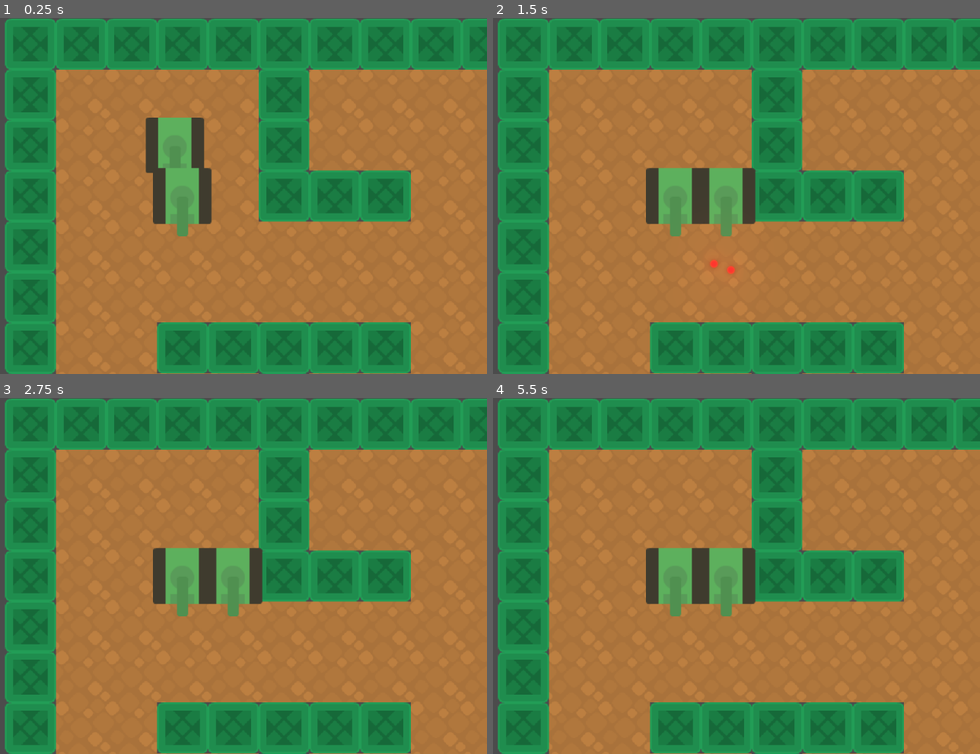
Above: before the commit, frames 1-4 (two rows, left to right).
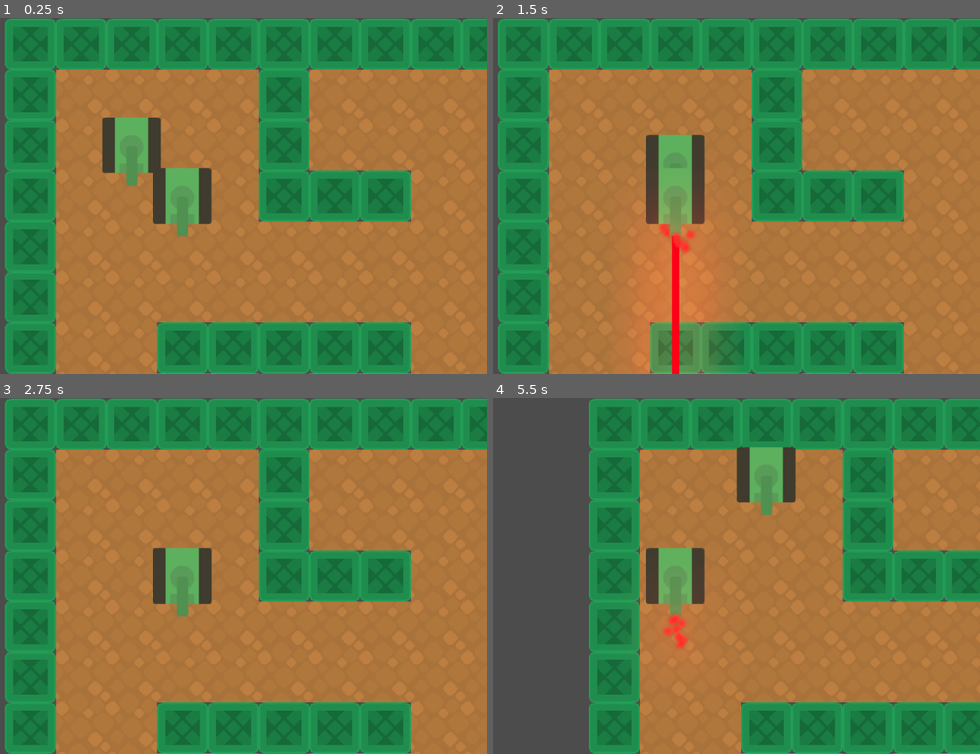
Above: after the commit, the same moments.

Repository: lendroit/tanktank
Game: Godot game, scene res://World.tscn
Same seed, same stepped clock (60 frames per second), same inputs: the game is played once before the commit and once after it.
Inputs:
- Up to frame 1 (0.25 s): no input
- Up to frame 2 (1.5 s): tap Enter (end_turn_p1) at 0.5 s; hold Right (rotate_right_p1) 0.53-1.28 s; hold Enter (end_turn_p1) 0.53-1.28 s; tap E (end_turn_p2) at 0.8, 1.35 s; hold Down (move_backward_p1) from 1.28 s (still down)
- Up to frame 3 (2.75 s): tap S (move_backward_p2) at 1.55 s; release Down (move_backward_p1) at 2.03 s; hold Right (rotate_right_p1) from 2.03 s (still down); hold S (move_backward_p2) from 2.03 s (still down); tap Up (move_frontward_p1) at 2.3 s
- Up to frame 4 (5.5 s): tap Space (shoot_p1) at 2.75, 5.3 s; release S (move_backward_p2) at 2.78 s; tap Up (move_frontward_p1) at 2.85 s; tap Z (move_frontward_p2) at 3.05 s; tap Enter (end_turn_p1) at 3.5 s; release Right (rotate_right_p1) at 3.53 s; hold Z (move_frontward_p2) 3.53-4.28 s; hold Left (rotate_left_p1) 3.53-5.03 s; tap Q (rotate_left_p2) at 3.8, 4.35 s; tap D (rotate_right_p2) at 4.55 s; hold Down (move_backward_p1) from 5.03 s (still down); hold D (rotate_right_p2) from 5.03 s (still down)

The runs differ from the first frame. In frame 1, 2.9% of the frame differs, in the area x 20-43%, y 27-48%; in frame 2, 9.1%; in frame 3, 1.7%; in frame 4, 49%, in the area x 0-100%, y 0-100%.

Commit message:
feature(World): Register actions and start turn

Diff:
--- a/World.gd
+++ b/World.gd
@@ -2,34 +2,54 @@
 
 
 onready var player1 = $World/Player
-# onready var player2 = $Player2
+onready var player2 = $World/Player2
 
-func _process(delta):
-	pass
+var player_1_ready = false
+var player_2_ready = false
 
-# Called when the node enters the scene tree for the first time.
-func _ready():
+var player_1_action = []
+var player_2_action = []
 
-	player1.start_turn(["right", "down", "right"])
-	# player2.start_turn(["down", "down", "down"])
-	pass # Replace with function body.
+func _input(event):
+	if event.is_action_pressed("rotate_right_p1"):
+		player_1_action.append("right")
 
+	if event.is_action_pressed("rotate_left_p1"):
+		player_1_action.append("left")
 
-# Declare member variables here. Examples:
-# var a = 2
-# var b = "text"
+	if event.is_action_pressed("move_frontward_p1"):
+		player_1_action.append("up")
 
-# onready var tank1 = $World/Grid/Tank1/Script
-# onready var tank2 = $World/Grid/Tank2/Script
-# onready var grid = $World/Grid
+	if event.is_action_pressed("move_backward_p1"):
+		player_1_action.append("down")
 
-# Called when the node enters the scene tree for the first time.
-# func _ready():
-# 	pass
-	# tank1.connect("add_action", $GUI, "add_p1_action")
-	# tank2.connect("add_action", $GUI, "add_p2_action")
-	# grid.connect("execute_actions", $GUI, "clear_actions")
+	if event.is_action_pressed("shoot_p1"):
+		pass
 
-# Called every frame. 'delta' is the elapsed time since the previous frame.
-#func _process(delta):
-#	pass
+	if event.is_action_pressed("rotate_right_p2"):
+		player_2_action.append("right")
+
+	if event.is_action_pressed("rotate_left_p2"):
+		player_2_action.append("left")
+
+	if event.is_action_pressed("move_frontward_p2"):
+		player_2_action.append("up")
+
+	if event.is_action_pressed("move_backward_p2"):
+		player_2_action.append("down")
+
+	if event.is_action_pressed("shoot_p2"):
+		pass
+
+	if event.is_action_pressed("end_turn_p1"):
+		player_1_ready = true
+		if player_1_ready && player_2_ready:
+			start_turn()
+	if event.is_action_pressed("end_turn_p2"):
+		player_2_ready = true
+		if player_1_ready && player_2_ready:
+			start_turn()
+
+func start_turn():
+	player1.start_turn(player_1_action)
+	player2.start_turn(player_2_action)
